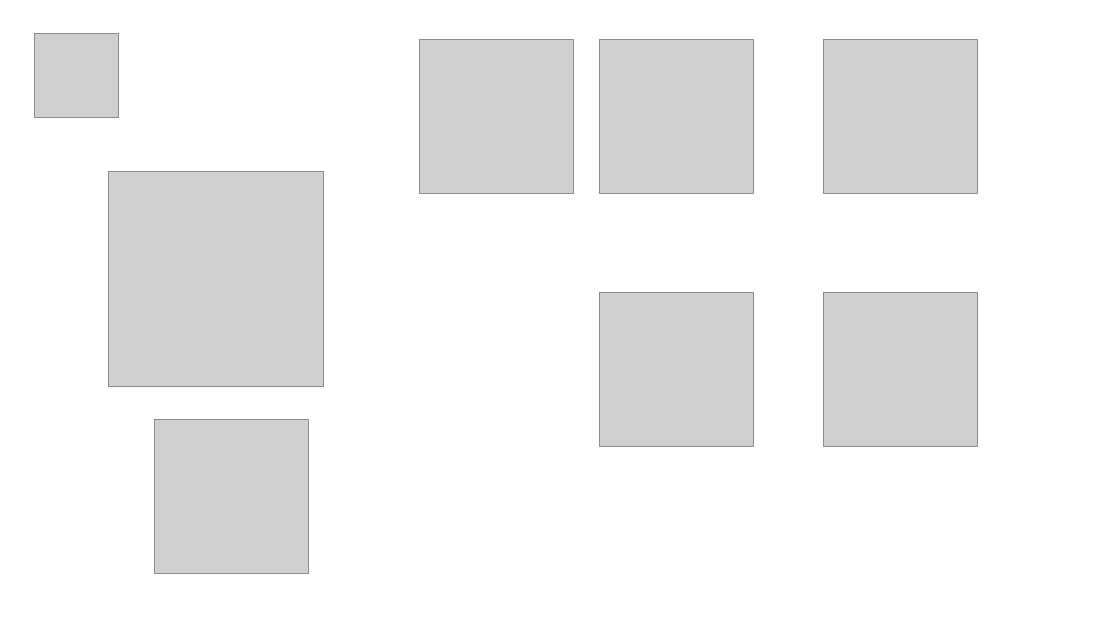
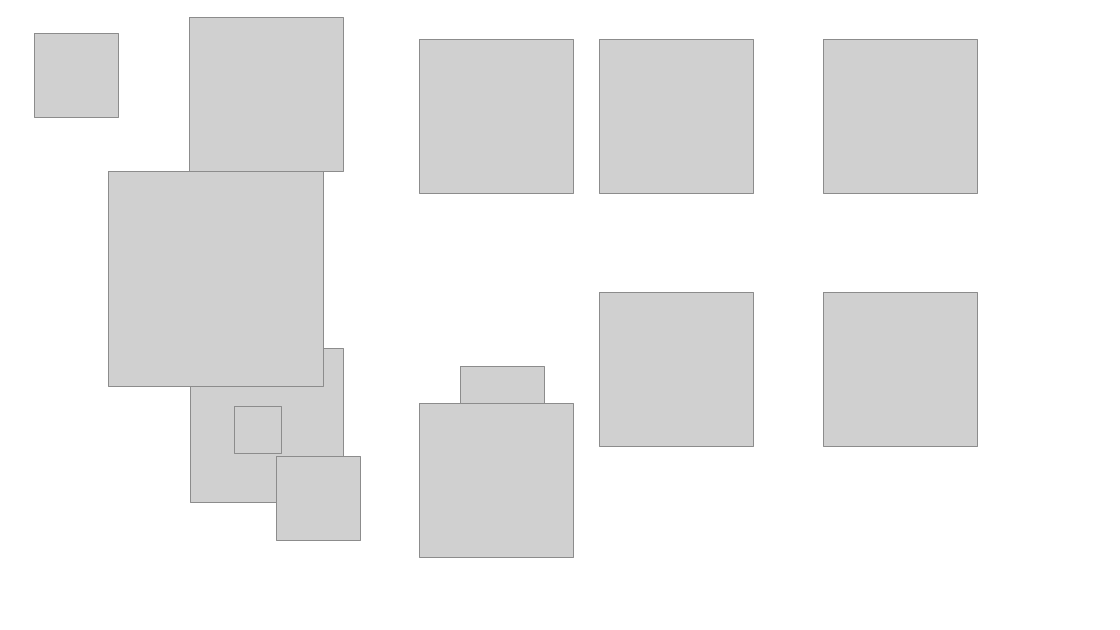
Before and after one commit to pigli965/Cabana_app, a slide deck: slide 1 of Event Organizer App/app_images/App_Images.pptx (slide 2 before the commit). Drawn at 1120x630 pixels with LibreOffice and Linux fonts; fonts in the diff are those of the drawing; grey boxes stand for pictures. Boxes give left, top, right and bottom in pixels: in the first picture for what was removed or moved away, otherwise in the second. Text is boxed around its words. In the diff, an @@ line names an element or a change of style, - is before the commit and + after.

```diff
--- a/Event Organizer App/app_images/App_Images.pptx
+++ b/Event Organizer App/app_images/App_Images.pptx
@@ picture: place and size @@
-picture at [154, 419, 308, 573]
+picture at [189, 18, 343, 171]
@@ picture added at [190, 349, 344, 502] @@
@@ picture added at [460, 367, 544, 451] @@
@@ picture added at [235, 407, 282, 454] @@
@@ picture added at [419, 404, 573, 558] @@
@@ picture added at [277, 457, 361, 541] @@
```
Also in this commit, not shown: 1 slide removed, 11 other files.
